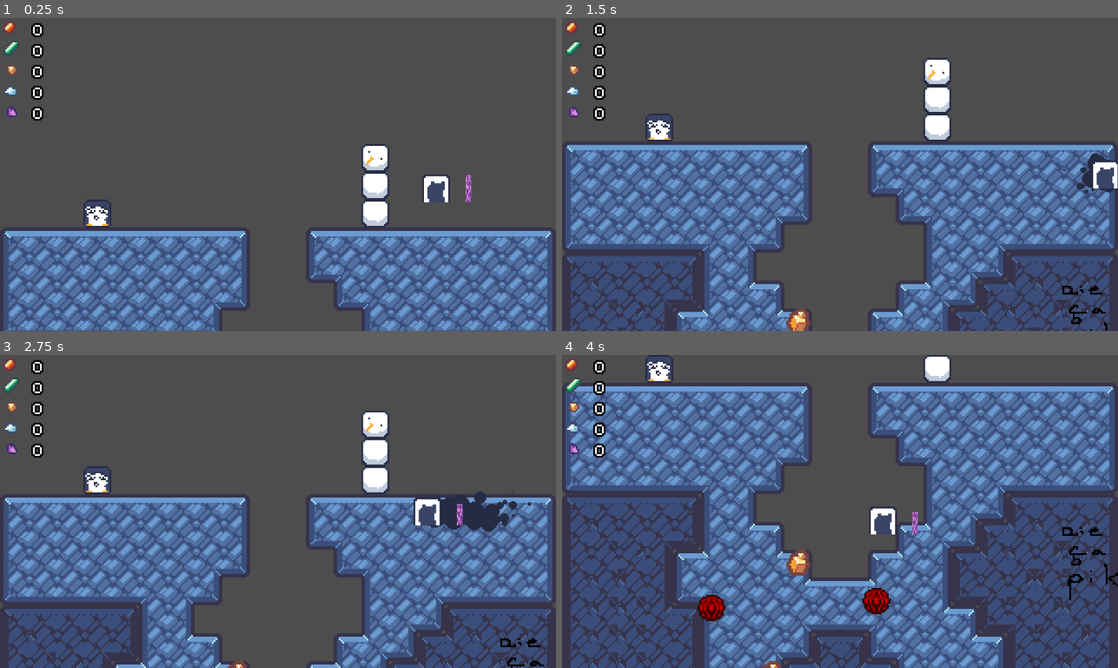
Above: before the commit, frames 1-4 (two rows, left to right).
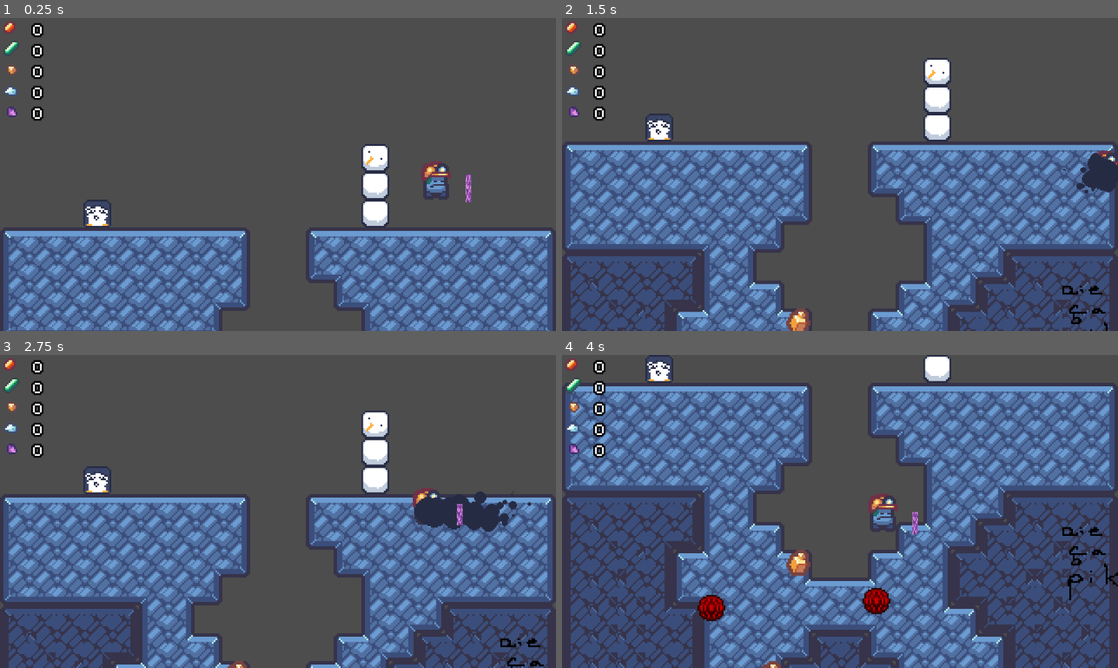
Above: after the commit, the same moments.

Repository: Ninesliced/ludumdare-57
Game: Godot game, scene res://scenes/main.tscn
Two runs of this game, one before a commit and one after it. Both use one fixed random seed, a clock stepped at 60 frames per second and the inputs below. The engine's default icon, where the game draws it, is replaced by a stand-in: a white triangle on a blue panel in a dark square.
Inputs (mouse positions are in pixels of both pictures, inside the frame that each line leads up to):
- Up to frame 1 (0.25 s): no input
- Up to frame 2 (1.5 s): move the mouse to (962, 158) at 0.52 s; hold D (right) 0.53-1.25 s; hold J (burrow) 0.53-1.25 s; click (962, 158) at 0.67 s; tap Space (jump) at 0.77, 0.8, 1.07 s; drag from (728, 190) to (795, 321) at 1.27 s
- Up to frame 3 (2.75 s): move the mouse to (333, 442) at 2.02 s; hold A (left) from 2.03 s (still down); hold J (burrow) from 2.03 s (still down); tap Space (jump) at 2.3 s
- Up to frame 4 (4 s): release A (left) at 2.75 s; release J (burrow) at 2.75 s; drag from (812, 574) to (673, 464) at 2.77 s; move the mouse to (1006, 558) at 3.52 s; hold D (right) from 3.53 s (still down); hold Right mouse button (right_click) from 3.53 s (still down); tap Space (jump) at 3.77, 3.8 s

The runs differ from the first frame. In frame 1, 0.6% of the frame differs, in the area x 75-82%, y 45-59%; in frame 2, 0.5%; in frame 3, 0.5%; in frame 4, 0.6%, in the area x 55-61%, y 44-58%.

Commit message:
Player animation

Diff:
--- a/scenes/cooking/ingredient.tscn
+++ b/scenes/cooking/ingredient.tscn
@@ -48,6 +48,7 @@
 default_color = Color(0.833333, 1, 0, 1)
 
 [node name="Label" type="Label" parent="."]
+visible = false
 offset_right = 40.0
 offset_bottom = 23.0
 
--- a/scenes/entities/player/player.tscn
+++ b/scenes/entities/player/player.tscn
@@ -1,17 +1,114 @@
-[gd_scene load_steps=16 format=3 uid="uid://tagu2jmfaknx"]
-
-[ext_resource type="Texture2D" uid="uid://b1ys7nh5k6woe" path="res://assets/images/frost_spritesheet_16_globs.png" id="1_1hmtu"]
+[gd_scene load_steps=30 format=3 uid="uid://tagu2jmfaknx"]
+
 [ext_resource type="Script" uid="uid://cowhc0ik2u772" path="res://scenes/entities/player/player.gd" id="1_58kc7"]
 [ext_resource type="PackedScene" uid="uid://5ukx8xklkin4" path="res://scenes/entities/player/components/player_ground_movement_component.tscn" id="2_635qg"]
+[ext_resource type="Texture2D" uid="uid://dlnfme8qfn280" path="res://assets/images/characters/player_idle.png" id="2_r4dfn"]
+[ext_resource type="Texture2D" uid="uid://bh5apujx8hyid" path="res://assets/images/characters/player_jump.png" id="3_70kwc"]
 [ext_resource type="PackedScene" uid="uid://b62c81khntjjv" path="res://addons/state_machine/state_machine.tscn" id="4_bj7e2"]
+[ext_resource type="Texture2D" uid="uid://dbvkuuuobxxxc" path="res://assets/images/characters/player_walk.png" id="4_yywfu"]
 [ext_resource type="PackedScene" uid="uid://dbph4hfobefpw" path="res://addons/state_machine/state.tscn" id="5_1murt"]
 [ext_resource type="Texture2D" uid="uid://dl50tcx701p1m" path="res://assets/images/particle/form/circle_16.png" id="5_ovg4i"]
-[ext_resource type="PackedScene" uid="uid://cftaabj0iyqv5" path="res://scenes/entities/player/components/player_burrowed_component.tscn" id="6_1murt"]
+[ext_resource type="PackedScene" path="res://scenes/entities/player/components/player_burrowed_component.tscn" id="6_1murt"]
 [ext_resource type="Script" uid="uid://c3g8y5730vrjl" path="res://scenes/entities/player/states/borrowed.gd" id="6_5sj0x"]
 [ext_resource type="Script" uid="uid://j8o233wa8k7s" path="res://scenes/entities/player/states/grounded.gd" id="7_ovg4i"]
 [ext_resource type="Script" uid="uid://bbtpx3uely5l6" path="res://scenes/entities/player/grounded_detector.gd" id="9_5sj0x"]
-[ext_resource type="PackedScene" uid="uid://dbfqheet23eng" path="res://scenes/entities/player/components/stamina_component.tscn" id="11_7wli1"]
+[ext_resource type="PackedScene" path="res://scenes/entities/player/components/stamina_component.tscn" id="11_7wli1"]
 [ext_resource type="Texture2D" uid="uid://bv62lum38cnu7" path="res://assets/images/particle/form/circle_32.png" id="12_j0oqr"]
+
+[sub_resource type="AtlasTexture" id="AtlasTexture_r4dfn"]
+atlas = ExtResource("2_r4dfn")
+region = Rect2(0, 0, 17, 23)
+
+[sub_resource type="AtlasTexture" id="AtlasTexture_70kwc"]
+atlas = ExtResource("2_r4dfn")
+region = Rect2(17, 0, 17, 23)
+
+[sub_resource type="AtlasTexture" id="AtlasTexture_yywfu"]
+atlas = ExtResource("2_r4dfn")
+region = Rect2(34, 0, 17, 23)
+
+[sub_resource type="AtlasTexture" id="AtlasTexture_pcd0u"]
+atlas = ExtResource("2_r4dfn")
+region = Rect2(51, 0, 17, 23)
+
+[sub_resource type="AtlasTexture" id="AtlasTexture_w3p2j"]
+atlas = ExtResource("3_70kwc")
+region = Rect2(0, 0, 17, 23)
+
+[sub_resource type="AtlasTexture" id="AtlasTexture_knby6"]
+atlas = ExtResource("4_yywfu")
+region = Rect2(0, 0, 17, 23)
+
+[sub_resource type="AtlasTexture" id="AtlasTexture_18p7g"]
+atlas = ExtResource("4_yywfu")
+region = Rect2(17, 0, 17, 23)
+
+[sub_resource type="AtlasTexture" id="AtlasTexture_fg2wu"]
+atlas = ExtResource("4_yywfu")
+region = Rect2(34, 0, 17, 23)
+
+[sub_resource type="AtlasTexture" id="AtlasTexture_7dqom"]
+atlas = ExtResource("4_yywfu")
+region = Rect2(51, 0, 17, 23)
+
+[sub_resource type="AtlasTexture" id="AtlasTexture_go8vc"]
+atlas = ExtResource("4_yywfu")
+region = Rect2(68, 0, 17, 23)
+
+[sub_resource type="AtlasTexture" id="AtlasTexture_wghkl"]
+atlas = ExtResource("4_yywfu")
+region = Rect2(85, 0, 17, 23)
+
+[sub_resource type="SpriteFrames" id="SpriteFrames_vs62q"]
+animations = [{
+"frames": [{
+"duration": 1.0,
+"texture": SubResource("AtlasTexture_r4dfn")
+}, {
+"duration": 1.0,
+"texture": SubResource("AtlasTexture_70kwc")
+}, {
+"duration": 1.0,
+"texture": SubResource("AtlasTexture_yywfu")
+}, {
+"duration": 1.0,
+"texture": SubResource("AtlasTexture_pcd0u")
+}],
+"loop": true,
+"name": &"idle",
+"speed": 7.0
+}, {
+"frames": [{
+"duration": 1.0,
+"texture": SubResource("AtlasTexture_w3p2j")
+}],
+"loop": true,
+"name": &"jump",
+"speed": 5.0
+}, {
+"frames": [{
+"duration": 1.0,
+"texture": SubResource("AtlasTexture_knby6")
+}, {
+"duration": 1.0,
+"texture": SubResource("AtlasTexture_18p7g")
+}, {
+"duration": 1.0,
+"texture": SubResource("AtlasTexture_fg2wu")
+}, {
+"duration": 1.0,
+"texture": SubResource("AtlasTexture_7dqom")
+}, {
+"duration": 1.0,
+"texture": SubResource("AtlasTexture_go8vc")
+}, {
+"duration": 1.0,
+"texture": SubResource("AtlasTexture_wghkl")
+}],
+"loop": true,
+"name": &"walk",
+"speed": 25.0
+}]
 
 [sub_resource type="RectangleShape2D" id="RectangleShape2D_1hmtu"]
 size = Vector2(14.25, 15)
@@ -28,6 +125,12 @@
 collision_mask = 3
 script = ExtResource("1_58kc7")
 hold_to_burrow = true
+
+[node name="PlayerSprite" type="AnimatedSprite2D" parent="."]
+position = Vector2(0, -4)
+sprite_frames = SubResource("SpriteFrames_vs62q")
+animation = &"walk"
+frame_progress = 0.932773
 
 [node name="CollisionShape2D" type="CollisionShape2D" parent="."]
 position = Vector2(0.125, 0)
@@ -77,11 +180,13 @@
 move_speed = 140.0
 player = NodePath("../../..")
 
-[node name="Grounded" parent="StateMachine" node_paths=PackedStringArray("player", "playerGroundMovement", "staminaComponent") instance=ExtResource("5_1murt")]
+[node name="Grounded" parent="StateMachine" node_paths=PackedStringArray("player", "playerGroundMovement", "staminaComponent", "sprite") instance=ExtResource("5_1murt")]
 script = ExtResource("7_ovg4i")
 player = NodePath("../..")
 playerGroundMovement = NodePath("PlayerGroundMovementComponent")
 staminaComponent = NodePath("../../StaminaComponent")
+sprite = NodePath("../../PlayerSprite")
+min_run_speed_animation = 40.0
 
 [node name="PlayerGroundMovementComponent" parent="StateMachine/Grounded" node_paths=PackedStringArray("player") instance=ExtResource("2_635qg")]
 player = NodePath("../../..")
@@ -95,12 +200,6 @@
 [node name="CollisionShape" type="CollisionShape2D" parent="GroundedDetector"]
 shape = SubResource("RectangleShape2D_5sj0x")
 debug_color = Color(0.616123, 0.525215, 0.30918, 0.42)
-
-[node name="FrostSpritesheet16Globs" type="Sprite2D" parent="GroundedDetector"]
-texture = ExtResource("1_1hmtu")
-hframes = 10
-vframes = 10
-frame = 4
 
 [node name="Camera" type="Camera2D" parent="."]
 limit_left = 0
--- a/scenes/entities/player/states/grounded.gd
+++ b/scenes/entities/player/states/grounded.gd
@@ -5,6 +5,13 @@
 @export var player : Player = null
 @export var playerGroundMovement : PlayerGroundMovement = null
 @export var staminaComponent : StaminaComponent = null
+@export var sprite: AnimatedSprite2D = null
+
+@export_category("Animation")
+@export var min_run_speed_animation = 40.0
+
+var look_direction = false
+
 func enter() -> void:
 	entity.collision_mask = 3
 
@@ -12,6 +19,8 @@
 	staminaComponent.recover_stamina(staminaComponent.stamina_recovery_rate * delta)
 
 func physic_process(delta: float) -> void:
+	_update_sprite()
+
 	playerGroundMovement.physics_process(delta)
 
 	if player.burrow_requested and \
@@ -21,3 +30,17 @@
 		staminaComponent.consume_stamina(staminaComponent.stamina_on_use_cost)
 		emit_signal("state_finished", self, "burrowed")
 		return
+
+
+func _update_sprite():
+	if abs(player.velocity.x) > min_run_speed_animation:
+		look_direction = player.velocity.x < 0
+		sprite.flip_h = look_direction
+
+	if player.is_on_floor():
+		if abs(player.velocity.x) > min_run_speed_animation:
+			sprite.play("walk")
+		else:
+			sprite.play("idle")
+	else:
+		sprite.play("jump")
Binary file added: assets/images/characters/player_idle.aseprite
Binary file added: assets/images/characters/player_idle.gif
Binary file added: assets/images/characters/player_idle.png
Not shown, added: assets/images/characters/player_idle.png.import
Binary file added: assets/images/characters/player_jump.aseprite
Binary file added: assets/images/characters/player_jump.png
Not shown, added: assets/images/characters/player_jump.png.import
Binary file added: assets/images/characters/player_walk.aseprite
Binary file added: assets/images/characters/player_walk.png
Not shown, added: assets/images/characters/player_walk.png.import
Binary file added: assets/images/characters/stoneguy.aseprite
